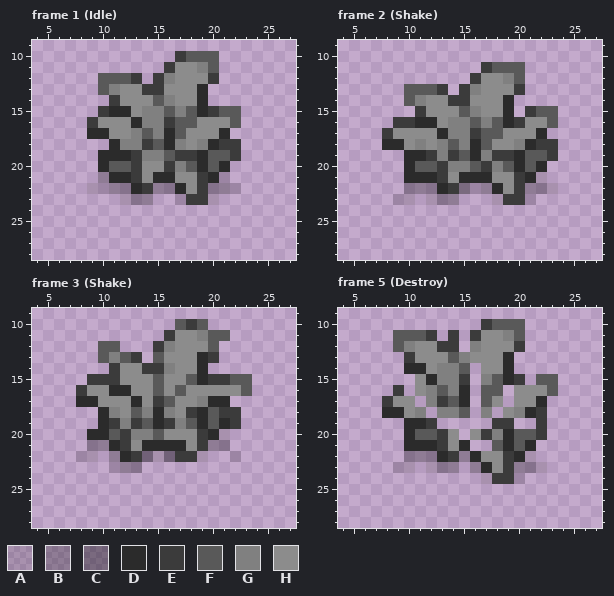
A pixel-art file gets an edit: game/The Slime King/Assets/Art/Environment/Props/bushA2.aseprite. That is the earlier state.
32x32 pixels, 18 frames. Pixels under 10% opacity are left out. Colours within 5 levels of each other are drawn and written as one. Shown: frame 1 (Idle): x 4..27, y 9..28; frame 2 (Shake): x 4..27, y 9..28; frame 3 (Shake): x 4..27, y 9..28; frame 5 (Destroy): x 4..27, y 9..28. The commit also changed other frames, which this record leaves out.
Palette (. is transparent): A #00000025  B #00000045  C #00000060  D #2b2b2b  E #3b3b3b  F #595959  G #808080  H #8c8c8c
New version:
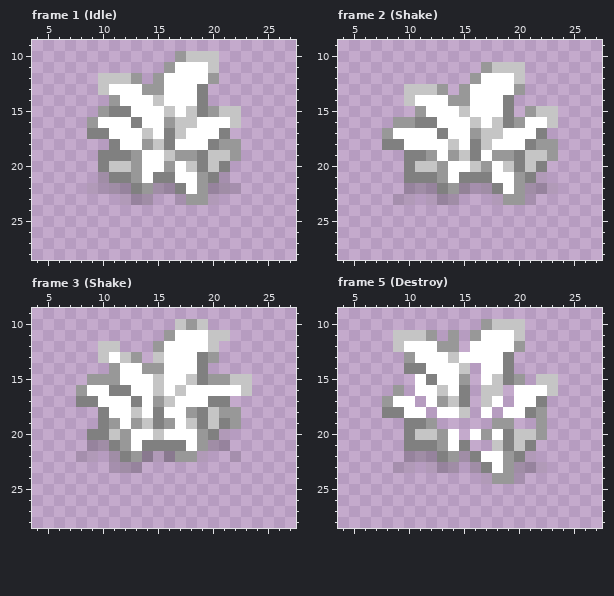
What changed:
colour A: #00000025 -> #3f3f3f25
colour B: #00000045 -> #3f3f3f45
colour C: #00000060 -> #3f3f3f60
colour E: #3b3b3b -> #989898
colour F: #595959 -> #c5c5c5
colour H: #8c8c8c -> #ffffff
Frame 1 (Idle):
y 11: x 19 G -> H
y 12: x 16 G -> H
y 13: x 11 G -> H; x 19 D -> G
y 14: x 16 G -> H; x 19 D -> G
y 15: x 11..12 DD -> GG; x 14..15 GG -> HH; x 17 G -> H; x 19 D -> G
y 16: x 13..15 DGG -> GHH
y 17: x 9..10 DD -> GG; x 13 G -> H; x 15..16 GD -> HG; x 21 D -> G
y 18: x 11..13 DGG -> GHH; x 16..17 DG -> GH; x 19..20 GD -> HG
y 19: x 10..12 DDD -> GGG; x 14..15 GG -> HH; x 19 D -> G
y 20: x 10 D -> G; x 17 G -> H; x 19 D -> G; x 21 D -> G
y 21: x 11..12 DD -> GG; x 15..16 DD -> GG; x 20 D -> G
y 22: x 13 D -> G; x 17 D -> G
Frame 2 (Shake):
y 12: x 19 G -> H
y 13: x 16 G -> H
y 14: x 11 G -> H; x 19 D -> G
y 15: x 16 G -> H; x 19 D -> G
y 16: x 11..12 DD -> GG; x 14..15 GG -> HH; x 17 G -> H; x 19 D -> G
y 17: x 13..15 DGG -> GHH; x 22 D -> G
y 18: x 8..9 DD -> GG; x 11 G -> H; x 13 G -> H; x 15..16 GD -> HG; x 20..21 GD -> HG
y 19: x 10..11 DD -> GG; x 13 G -> H; x 16..17 DG -> GH; x 20 D -> G
y 20: x 10 D -> G; x 14..15 GG -> HH; x 18 G -> H; x 20 D -> G; x 22 D -> G
y 21: x 10..12 DDD -> GGG; x 15..17 DDD -> GGG; x 21 D -> G
y 22: x 13 D -> G; x 18 D -> G
Frame 3 (Shake):
y 11: x 19 G -> H
y 12: x 16 G -> H
y 13: x 11 G -> H; x 19 D -> G
y 14: x 16 G -> H; x 19 D -> G
y 15: x 19 D -> G
y 16: x 11..12 DD -> GG
y 17: x 8..9 DD -> GG; x 13 D -> G; x 19..21 GDD -> HGG
y 18: x 10..11 DG -> GH; x 14..16 GDG -> HGH; x 19 D -> G
y 19: x 10 D -> G; x 12 G -> H; x 15 D -> G; x 17 G -> H; x 19 D -> G; x 21 D -> G
y 20: x 9..10 DD -> GG; x 13..14 GG -> HH; x 20 D -> G
y 21: x 11 D -> G; x 14..17 DDDD -> GGGG
y 22: x 12 D -> G
Frame 5 (Destroy):
y 11: x 19 G -> H
y 12: x 10 G -> H; x 16 G -> H
y 13: x 15 G -> H; x 19 D -> G
y 14: x 10..11 DD -> GG; x 13..14 GG -> HH; x 19 D -> G
y 15: x 12..14 DGG -> GHH; x 17 G -> H; x 19 D -> G
y 16: x 12 G -> H; x 14..15 GD -> HG
y 17: x 12 G -> H; x 15 D -> G; x 22 D -> G
y 18: x 8..9 DD -> GG; x 11 G -> H; x 13..14 GG -> HH; x 17 G -> H; x 20..21 GD -> HG
y 19: x 10..11 DD -> GG
y 20: x 10 D -> G; x 18..19 GD -> HG
y 21: x 10..12 DDD -> GGG; x 15 D -> G; x 19 D -> G; x 21 D -> G
y 22: x 13 D -> G; x 16 D -> G; x 20 D -> G
y 23: x 17 D -> G
